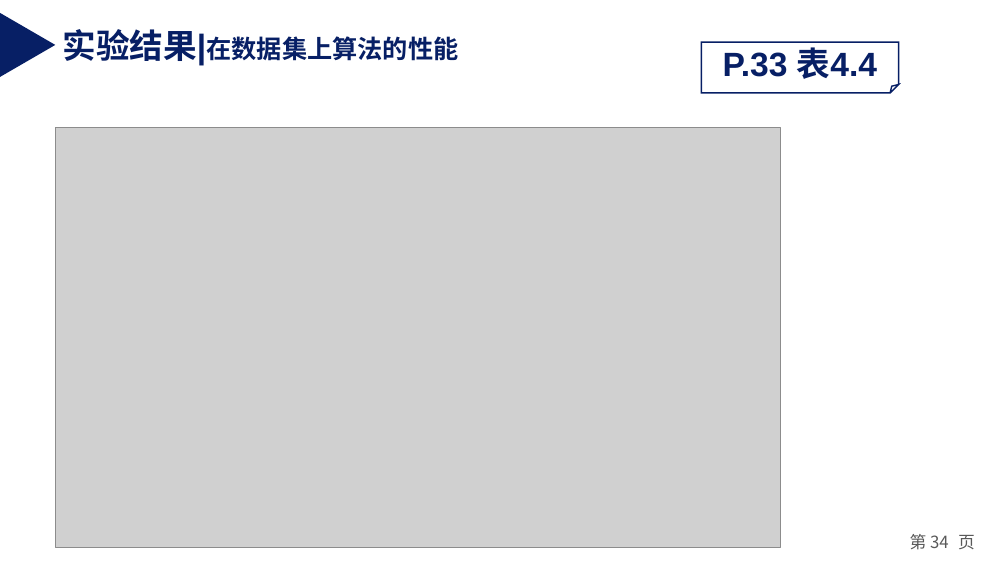
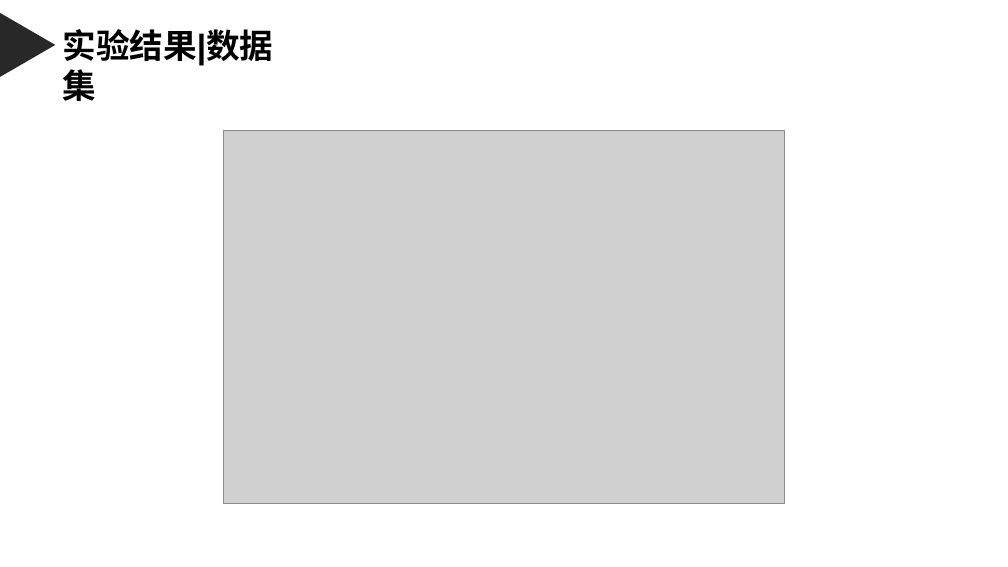
Before and after one commit to weixiao2333/zjuthesis-mphil, a slide deck: slide 29 of 硕士毕业论文答辩PPT.pptx (slide 34 before the commit). Drawn at 1008x567 pixels with LibreOffice and Linux fonts; fonts in the diff are those of the drawing; grey boxes stand for pictures. Boxes give left, top, right and bottom in pixels: in the first picture for what was removed or moved away, otherwise in the second. Text is boxed around its words. In the diff, an @@ line names an element or a change of style, - is before the commit and + after.

```diff
--- a/硕士毕业论文答辩PPT.pptx
+++ b/硕士毕业论文答辩PPT.pptx
@@ triangle at (1,13,56,77): fill #071F65 to #282828 @@
@@ text at (63,29,274,101): text changed; size 18 to 24 pt; text colour #071F65 to #000000 @@
-实验结果|在数据集上算法的性能
+实验结果|数据集
@@ folded corner removed at (702,42,899,93) @@
-P.33 表4.4
@@ picture: place and size @@
-picture at (55,128,780,547)
+picture at (224,131,784,504)
@@ page number removed at (910,534,975,550) @@
-第 34 页
```
Also in this commit, not shown: 1 other slide changed, 3 slides added.
